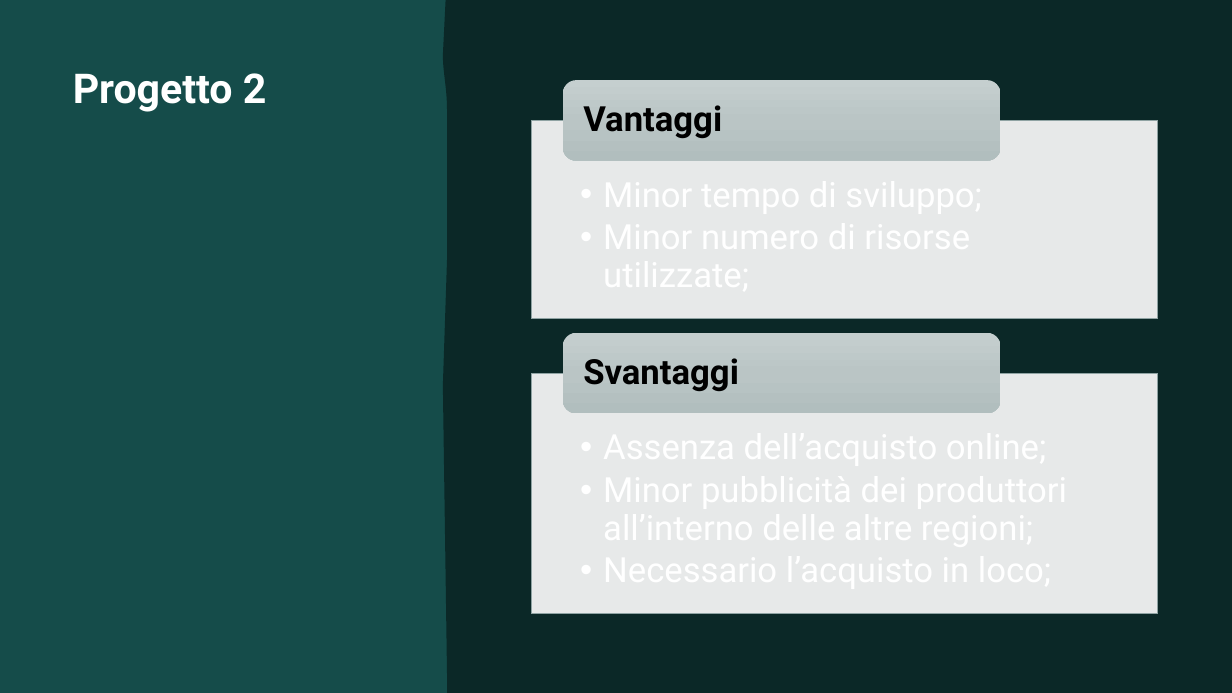
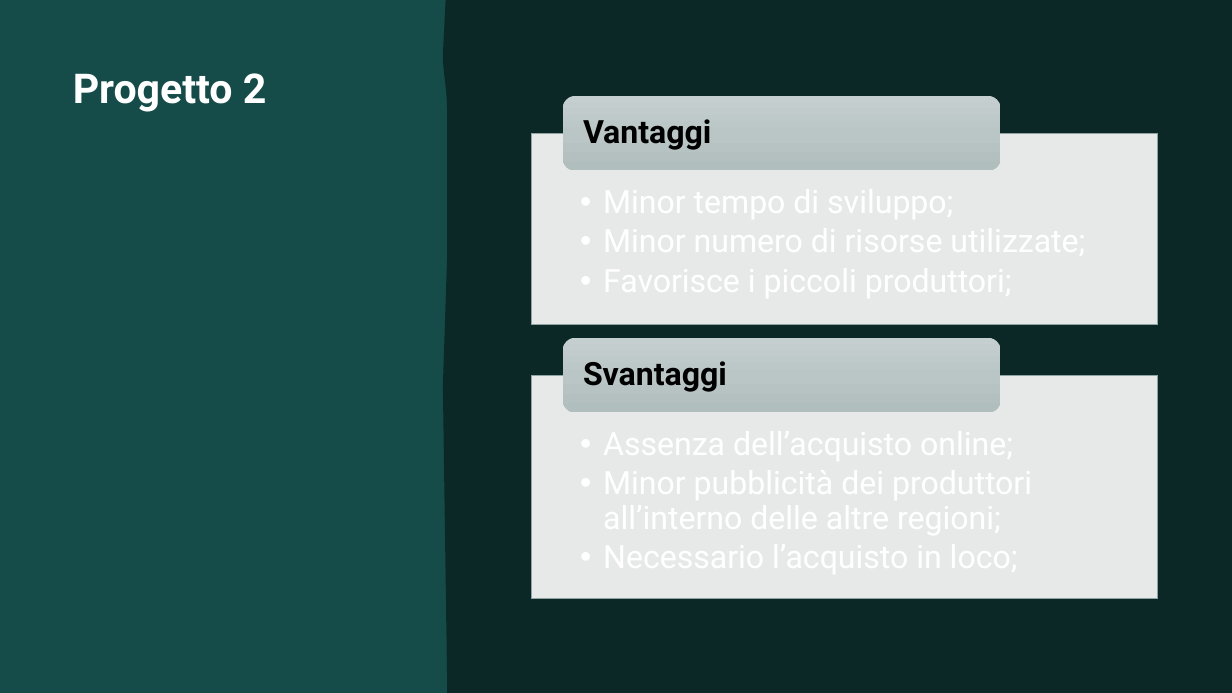
Before and after one commit to pietroclemente92/Demetra, a slide deck: slide 21 of Documenti/Presentazione Demetra.pptx. Drawn at 1232x693 pixels with LibreOffice and Linux fonts; fonts in the diff are those of the drawing. Boxes give left, top, right and bottom in pixels: in the first picture for what was removed or moved away, otherwise in the second. Text is boxed around its words. In the diff, an @@ line names an element or a change of style, - is before the commit and + after.

```diff
--- a/Documenti/Presentazione Demetra.pptx
+++ b/Documenti/Presentazione Demetra.pptx
@@ rounded rectangle: place and size @@
-rounded rectangle at [563,80,1001,161]
+rounded rectangle at [563,96,1001,171]
@@ text "Vantaggi" at [583,119,711,150]: size 27 to 25 pt @@
@@ text "Vantaggi": place and size @@
-text "Vantaggi" at [583,105,722,138]
+text "Vantaggi" at [583,119,711,150]
@@ rectangle: place and size @@
-rectangle at [531,120,1157,318]
+rectangle at [531,133,1157,324]
@@ rounded rectangle: place and size @@
-rounded rectangle at [563,333,1001,413]
+rounded rectangle at [563,338,1001,413]
@@ text "Svantaggi" at [583,361,727,392]: size 27 to 25 pt @@
@@ rectangle: place and size @@
-rectangle at [531,373,1157,614]
+rectangle at [531,375,1157,598]
```
Also in this commit, not shown: 3 other slides changed.
